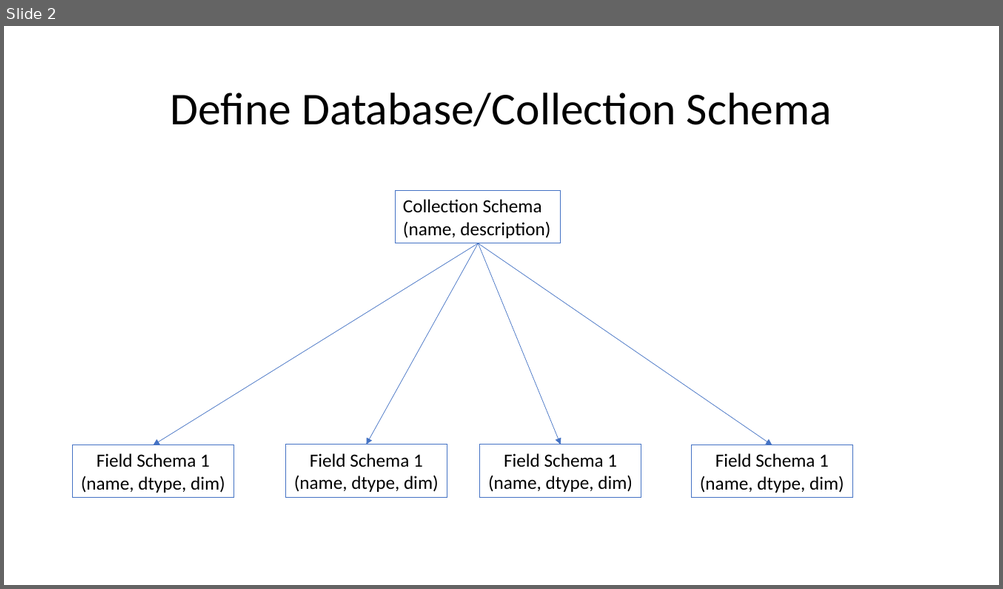
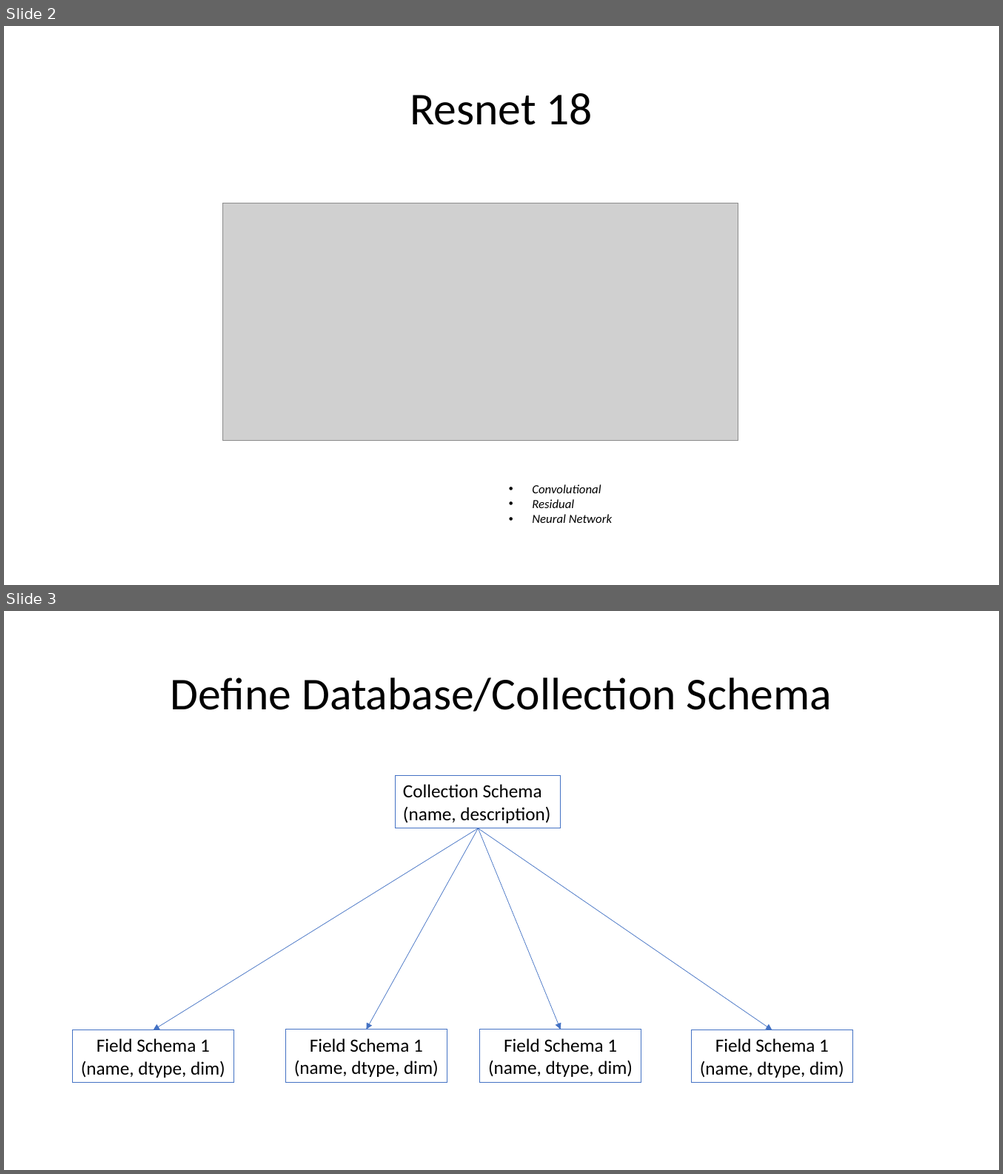
Before and after one commit to Jabbar-Campbell/Milvus-Vector-Databases, a slide deck: Collection Layout for ALS Disease Project.pptx. Shown one above the other, each under a label of ours: slide 2 before the commit, slides 2 and 3 after it. The pictures are 1003x589 and 1003x1174 pixels, drawn with LibreOffice and Linux fonts; fonts in the diff are those of the drawing; grey boxes stand for pictures. Boxes give left, top, right and bottom in pixels: in the first picture for what was removed or moved away, otherwise in the second. Text is boxed around its words. In the diff, an @@ line names an element or a change of style, - is before the commit and + after.

```diff
--- a/Collection Layout for ALS Disease Project.pptx
+++ b/Collection Layout for ALS Disease Project.pptx
@@ slide 2 added at bbox=[4, 26, 999, 585], background #FFFFFF @@
@@ title added at bbox=[410, 93, 592, 125], 44 pt, text #000000 @@
+Resnet 18
@@ picture added at bbox=[222, 204, 737, 441] @@
@@ text added at bbox=[532, 485, 612, 523], 12 pt, text #000000, italic @@
+• Convolutional
+• Residual
+• Neural Network
@@ what was slide 2 is now slide 3 @@
```
Also in this commit, not shown: 1 slide changed, 1 other slide added.
